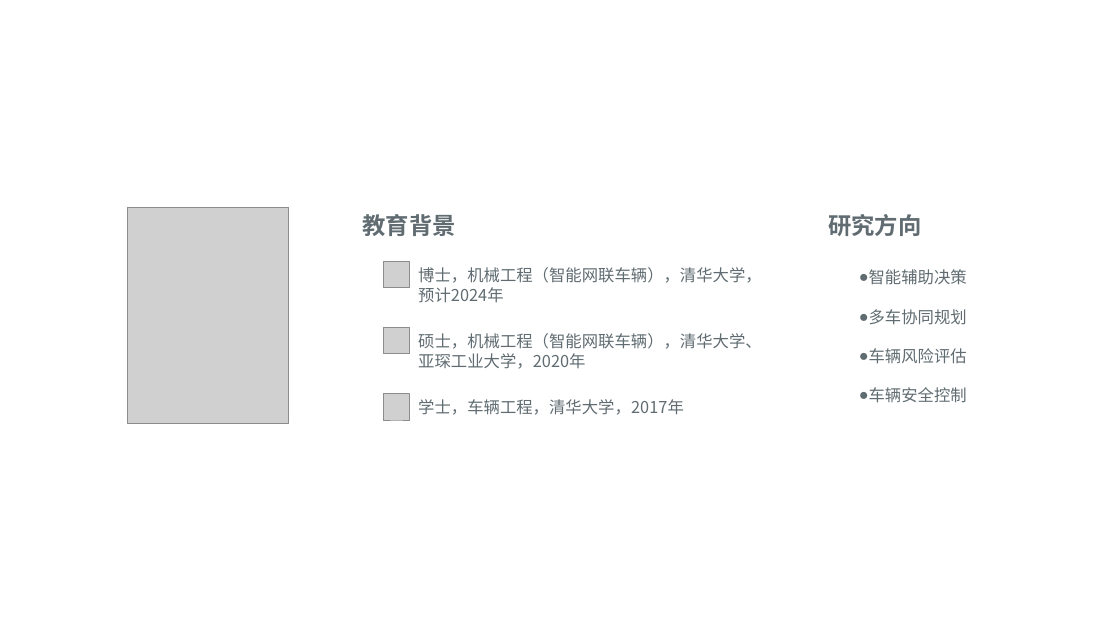
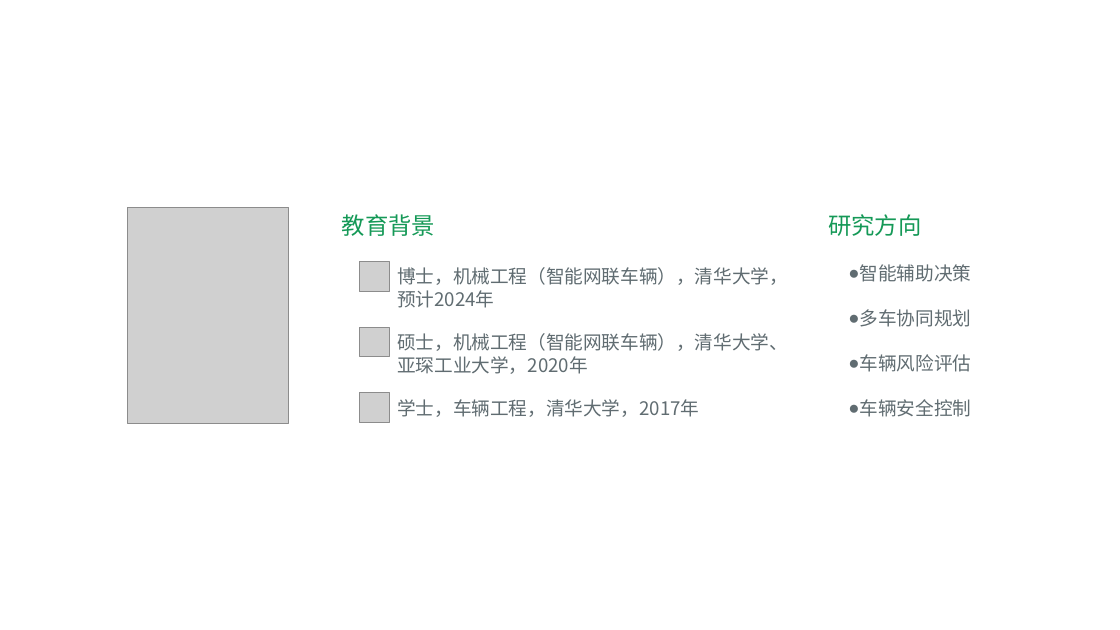
Before and after one commit to liuyicon20/liuyicon20.github.io, a slide deck: slide 1 of background.pptx. Drawn at 1120x630 pixels with LibreOffice and Linux fonts; fonts in the diff are those of the drawing; grey boxes stand for pictures. Boxes give left, top, right and bottom in pixels: in the first picture for what was removed or moved away, otherwise in the second. Text is boxed around its words. In the diff, an @@ line names an element or a change of style, - is before the commit and + after.

```diff
--- a/background.pptx
+++ b/background.pptx
@@ text "教育背景" at (342,214,435,236): text colour #606C71 to #159957, bold off @@
@@ text "教育背景": place and size @@
-text "教育背景" at (363,214,456,236)
+text "教育背景" at (342,214,435,236)
@@ text "研究方向" at (828,214,921,236): text colour #606C71 to #159957, bold off @@
@@ size 14 to 16 pt in 4 elements at (397,399,699,417), (397,267,788,308), (397,333,788,374), (860,264,972,417) @@
@@ text "智能辅助决策": place and size @@
-text "智能辅助决策" at (869,269,967,403)
+text "智能辅助决策" at (860,264,972,417)
@@ picture: place and size @@
-picture at (384,261,410,287)
+picture at (360,261,389,291)
@@ text "博士，机械工程（智能网联车辆），清华大学，预计2024年": place and size @@
-text "博士，机械工程（智能网联车辆），清华大学，预计2024年" at (418,267,762,303)
+text "博士，机械工程（智能网联车辆），清华大学，预计2024年" at (397,267,788,308)
@@ picture: place and size @@
-picture at (384,328,410,354)
+picture at (360,327,389,356)
@@ text "硕士，机械工程（智能网联车辆），清华大学、亚琛工业大学，2020年": place and size @@
-text "硕士，机械工程（智能网联车辆），清华大学、亚琛工业大学，2020年" at (418,333,762,369)
+text "硕士，机械工程（智能网联车辆），清华大学、亚琛工业大学，2020年" at (397,333,788,374)
@@ picture: place and size @@
-picture at (384,394,410,420)
+picture at (360,392,389,422)
@@ text "学士，车辆工程，清华大学，2017年": place and size @@
-text "学士，车辆工程，清华大学，2017年" at (418,399,684,415)
+text "学士，车辆工程，清华大学，2017年" at (397,399,699,417)
```
Also in this commit, not shown: 1 other file.
